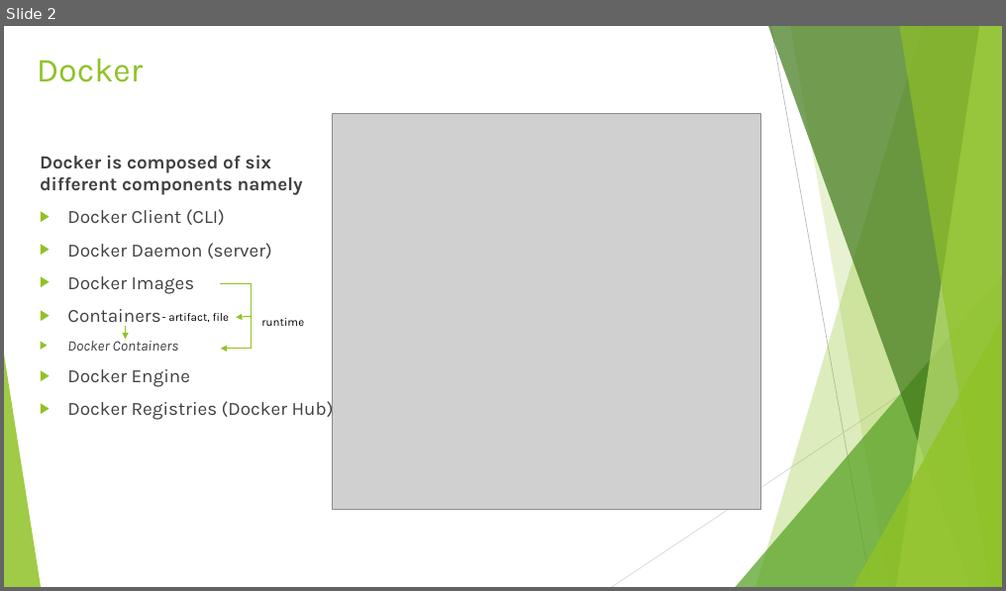
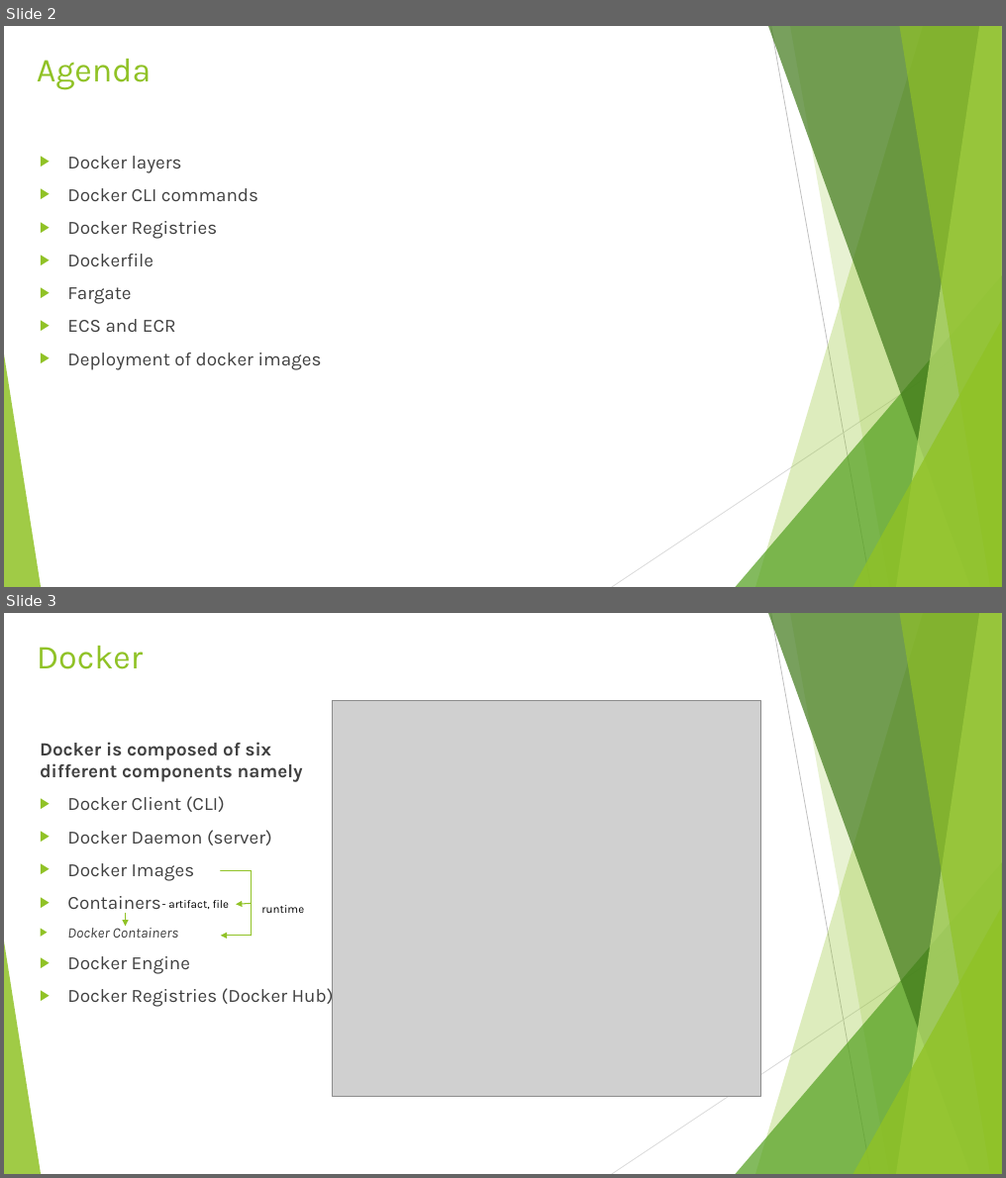
Before and after one commit to rusergei2010/AWSCourse2019, a slide deck: Lecture_6_Docker/Docker_Container.pptx. Shown one above the other, each under a label of ours: slide 2 before the commit, slides 2 and 3 after it. The pictures are 1006x591 and 1006x1178 pixels, drawn with LibreOffice and Linux fonts; fonts in the diff are those of the drawing; grey boxes stand for pictures. Boxes give left, top, right and bottom in pixels: in the first picture for what was removed or moved away, otherwise in the second. Text is boxed around its words. In the diff, an @@ line names an element or a change of style, - is before the commit and + after.

Commit message:
added Docker update

```diff
--- a/Lecture_6_Docker/Docker_Container.pptx
+++ b/Lecture_6_Docker/Docker_Container.pptx
@@ slide 2 added at (4, 26, 1002, 587), background #FFFFFF; not listed: 10 template elements that a slide beside it also shows @@
@@ title added at (37, 58, 152, 90), 32.4 pt, text #90C226 @@
+Agenda
@@ text added at (67, 156, 322, 371), 18 pt, text #404040 @@
+▶ Docker layers
+▶ Docker CLI commands
+▶ Docker Registries
+▶ Dockerfile
+▶ Fargate
+▶ ECS and ECR
+▶ Deployment of docker images
@@ what was slide 2 is now slide 3 @@
```
Also in this commit, not shown: 3 slides changed, 30 other files.
